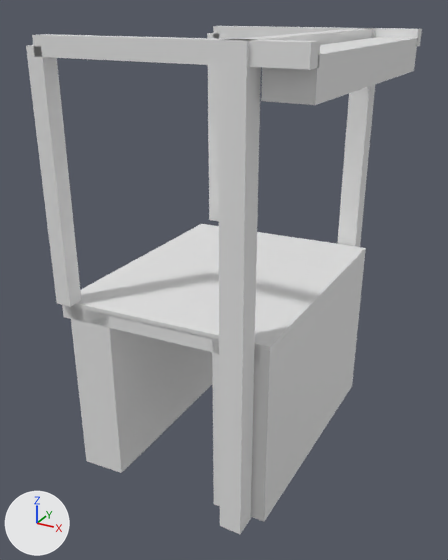
What one commit did to the glTF model models/groningen/groningen-ebbingebrug/groningen-ebbingebrug.glb.
Before and after are seen from a 50 mm lens placed at (16.0, -29.7, 14.7), pointed at (0.1, -0.8, 0.3). Lighting does not change. The marker at lower left points along +X, +Y and +Z. The first picture is the older version.

The scene before the commit, as lines of its bpy script (objects in view):
```python
ob_building_balans = bpy.data.objects.new('building:balans', me_balans)
ob_building_balans.location = (0.0, 0.0, 0.0)
ob_building_balans_2 = bpy.data.objects.new('building:balans 2', me_balans_2)
ob_building_balans_2.location = (0.0, 0.0, 0.0)
ob_building_contragewicht = bpy.data.objects.new('building:contragewicht', me_contragewicht)
ob_building_contragewicht.location = (0.0, 0.0, 0.0)
ob_building_hamei = bpy.data.objects.new('building:hamei', me_hamei)
ob_building_hamei.location = (0.0, 0.0, 0.0)
ob_building_hamei_2 = bpy.data.objects.new('building:hamei 2', me_hamei_2)
ob_building_hamei_2.location = (0.0, 0.0, 0.0)
ob_building_hangstang = bpy.data.objects.new('building:hangstang', me_hangstang)
ob_building_hangstang.location = (0.0, 0.0, 0.0)
ob_building_hangstang_2 = bpy.data.objects.new('building:hangstang 2', me_hangstang_2)
ob_building_hangstang_2.location = (0.0, 0.0, 0.0)
ob_building_portaal = bpy.data.objects.new('building:portaal', me_portaal)
ob_building_portaal.location = (0.0, 0.0, 0.0)
ob_road_voetpad_3 = bpy.data.objects.new('road:voetpad 3', me_voetpad_3)
ob_road_voetpad_3.location = (0.0, 0.0, 0.0)
# also in view: 'road:landhoofd (aangenomen)' at (-4.4, -0.3, -4.8); 'road:landhoofd (aangenomen) 2' at (4.4, 0.3, -4.8); 'road:rijbaan lokale weg' at (0.0, 0.0, 0.4); 'road:dek' at (0.0, 0.0, -0.1); 'road:voetpad 2' at (-0.9, 4.5, 0.4)
```
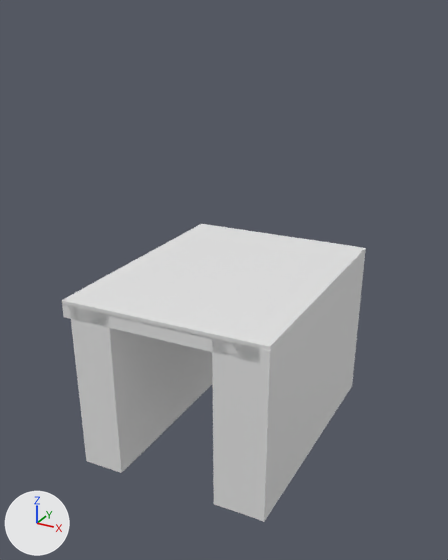
Changed parts and their boxes [x1, y1, x2, y2] in the pictures (448 x 560 px):
'building:hamei 2', deleted
    before: [218, 39, 261, 534]
'building:hangstang 2', deleted
    before: [26, 45, 81, 307]
'building:contragewicht', deleted
    before: [261, 37, 417, 105]
'building:balans 2', deleted
    before: [32, 34, 320, 70]
'building:hamei', deleted
    before: [337, 28, 376, 247]
'building:hangstang', deleted
    before: [207, 33, 220, 221]
'building:balans', deleted
    before: [213, 26, 422, 47]
'building:portaal', deleted
    before: [230, 28, 373, 45]

Edits to the bpy script that builds the scene:
```text
Remove ob_building_hamei:
    ob_building_hamei = bpy.data.objects.new('building:hamei', me_hamei)
    ob_building_hamei.location = (0.0, 0.0, 0.0)
Remove ob_building_hamei_2:
    ob_building_hamei_2 = bpy.data.objects.new('building:hamei 2', me_hamei_2)
    ob_building_hamei_2.location = (0.0, 0.0, 0.0)
Remove ob_building_portaal:
    ob_building_portaal = bpy.data.objects.new('building:portaal', me_portaal)
    ob_building_portaal.location = (0.0, 0.0, 0.0)
Remove ob_building_balans:
    ob_building_balans = bpy.data.objects.new('building:balans', me_balans)
    ob_building_balans.location = (0.0, 0.0, 0.0)
Remove ob_building_hangstang:
    ob_building_hangstang = bpy.data.objects.new('building:hangstang', me_hangstang)
    ob_building_hangstang.location = (0.0, 0.0, 0.0)
Remove ob_building_balans_2:
    ob_building_balans_2 = bpy.data.objects.new('building:balans 2', me_balans_2)
    ob_building_balans_2.location = (0.0, 0.0, 0.0)
Remove ob_building_hangstang_2:
    ob_building_hangstang_2 = bpy.data.objects.new('building:hangstang 2', me_hangstang_2)
    ob_building_hangstang_2.location = (0.0, 0.0, 0.0)
Remove ob_building_contragewicht:
    ob_building_contragewicht = bpy.data.objects.new('building:contragewicht', me_contragewicht)
    ob_building_contragewicht.location = (0.0, 0.0, 0.0)
```
